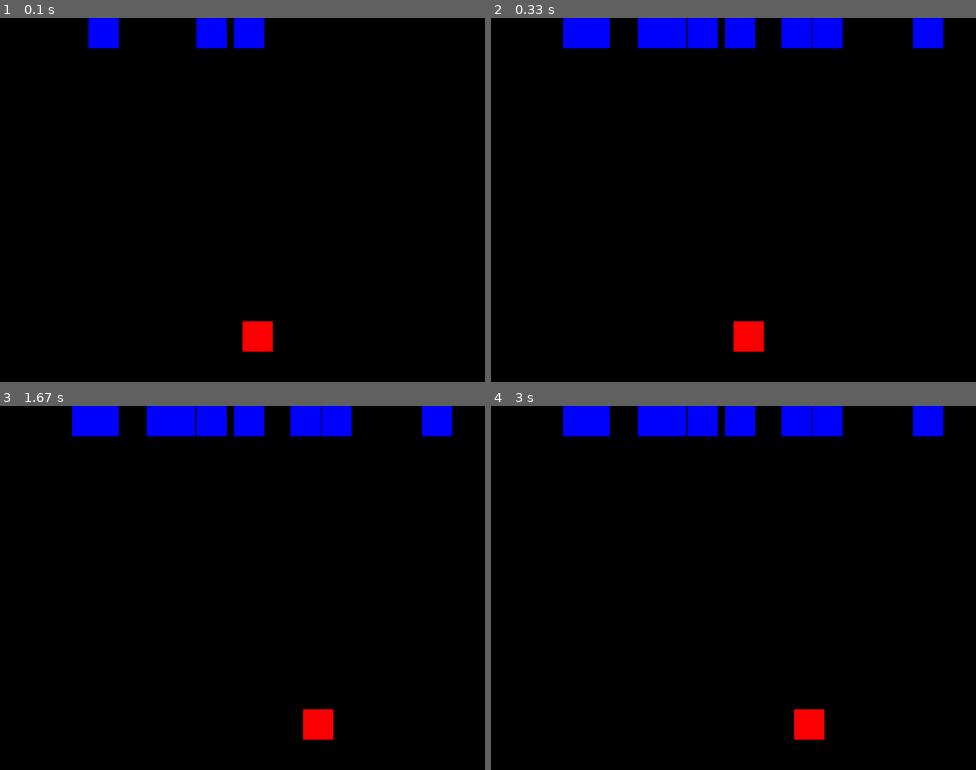
Above: before the commit, frames 1-4 (two rows, left to right).
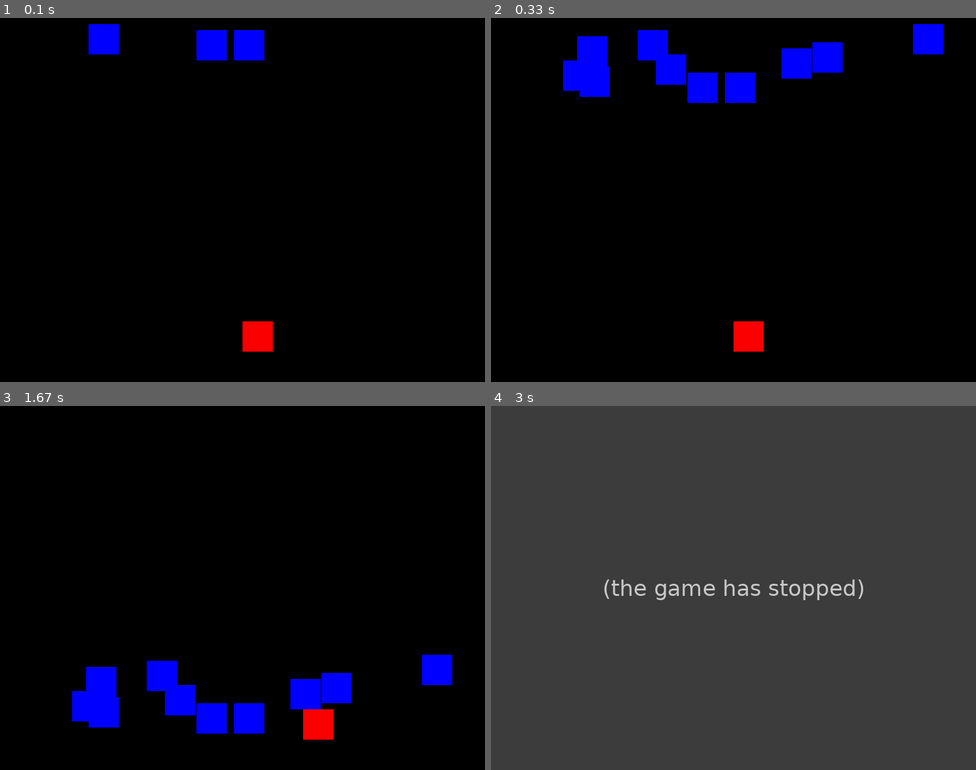
Above: after the commit, the same moments.

Repository: sheddyranking/Cube_pygame
Game: pygame game, started from pygame_lesson1.py
Same seed, same stepped clock (60 frames per second), same inputs: the game is played once before the commit and once after it.
Inputs:
- Up to frame 1 (0.1 s): no input
- Up to frame 2 (0.33 s): no input
- Up to frame 3 (1.67 s): hold Right 0.33-0.8 s; hold Right 0.83-1.3 s
- Up to frame 4 (3 s): no input

The runs differ from the first frame. In frame 1, 1.0% of the frame differs, in the area x 18-55%, y 0-12%; in frame 2, 7.1%; in frame 3, 9.2%; in frame 4, 100%, in the area x 0-100%, y 0-100%.
After the commit the program exited at 1.67 s; later frames show no game.

Commit message:
added collision check

Diff:
--- a/pygame_lesson1.py
+++ b/pygame_lesson1.py
@@ -1,3 +1,4 @@
+import re
 import pygame #the pygame.org/doc/ for the documentary
 import random
 import sys
@@ -47,6 +48,14 @@
              enemy_pos[1] += SPEED
         else:
             enemy_list.pop(idx)
+
+#collision check
+def collision_check(enemy_list, player_pos):
+    for enemy_pos in enemy_list:
+        if detect_collision(enemy_pos, player_pos):
+            return True
+    return False
+
 #detect collision
 def detect_collision (player_pos, enemy_pos):
     p_x = player_pos[0]
@@ -79,6 +88,7 @@
 
     screen.fill(BACKGROUND_COLOR) #its fills the sides black
 
+    #called the function
     if detect_collision(player_pos, enemy_pos):
         game_over = True
         break
@@ -87,7 +97,14 @@
     pygame.draw.rect(screen, RED, (player_pos[0], player_pos[1], player_size, player_size))
 
     clock.tick(30)
+
+    #calling the functions
     drop_enemies(enemy_list)
+    updating_enemy_position(enemy_list)
+
+    if collision_check(enemy_list, player_pos):
+        game_over =True
+        break
     draw_enemies(enemy_list)
 
     pygame.display.update() #we need to unpdate the screen always
